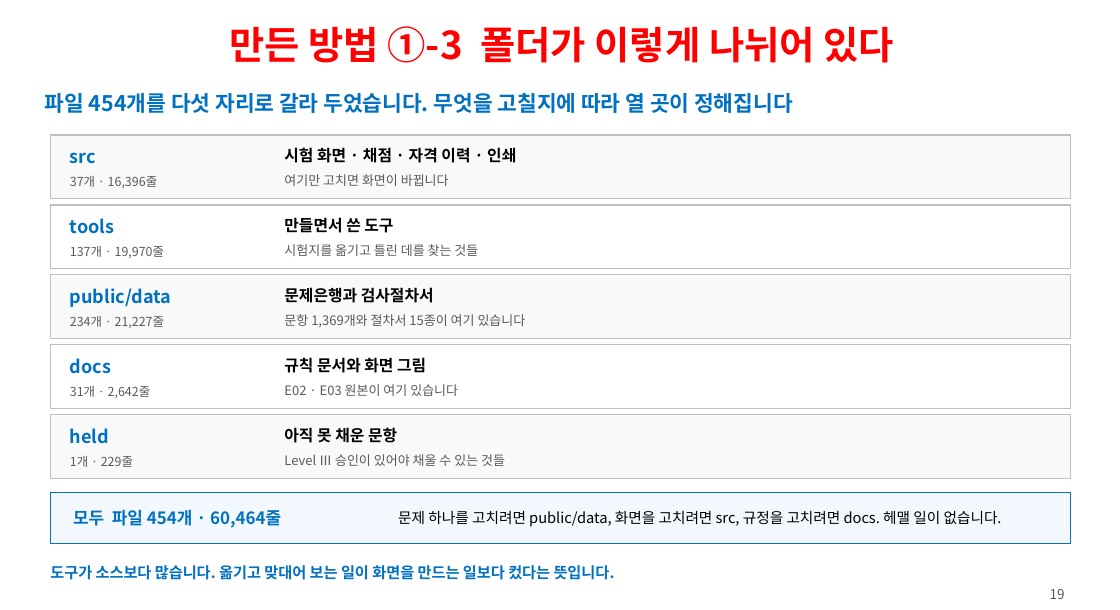
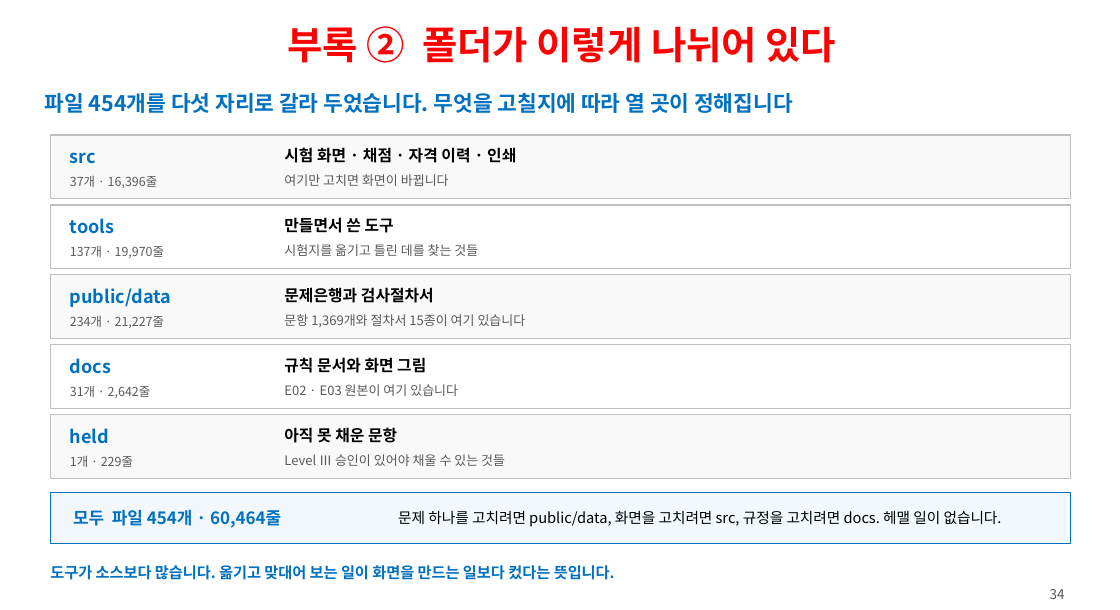
Before and after one commit to ys1277-sys/HIENDT-CBT, a slide deck: slide 35 of docs/발표자료-CBT-2026-08.pptx (slide 19 before the commit). Drawn at 1120x610 pixels with LibreOffice and Linux fonts; fonts in the diff are those of the drawing. Boxes give left, top, right and bottom in pixels: in the first picture for what was removed or moved away, otherwise in the second. Text is boxed around its words. In the diff, an @@ line names an element or a change of style, - is before the commit and + after.

```diff
--- a/docs/발표자료-CBT-2026-08.pptx
+++ b/docs/발표자료-CBT-2026-08.pptx
@@ text at (287,26,837,63): text changed @@
-만든 방법 ①-3 폴더가 이렇게 나뉘어 있다
+부록 ② 폴더가 이렇게 나뉘어 있다
@@ text at (1050,589,1065,599): text changed @@
-19
+34
```
Also in this commit, not shown: 18 other slides changed, 1 slide added, 1 slide removed, 1 other file.
